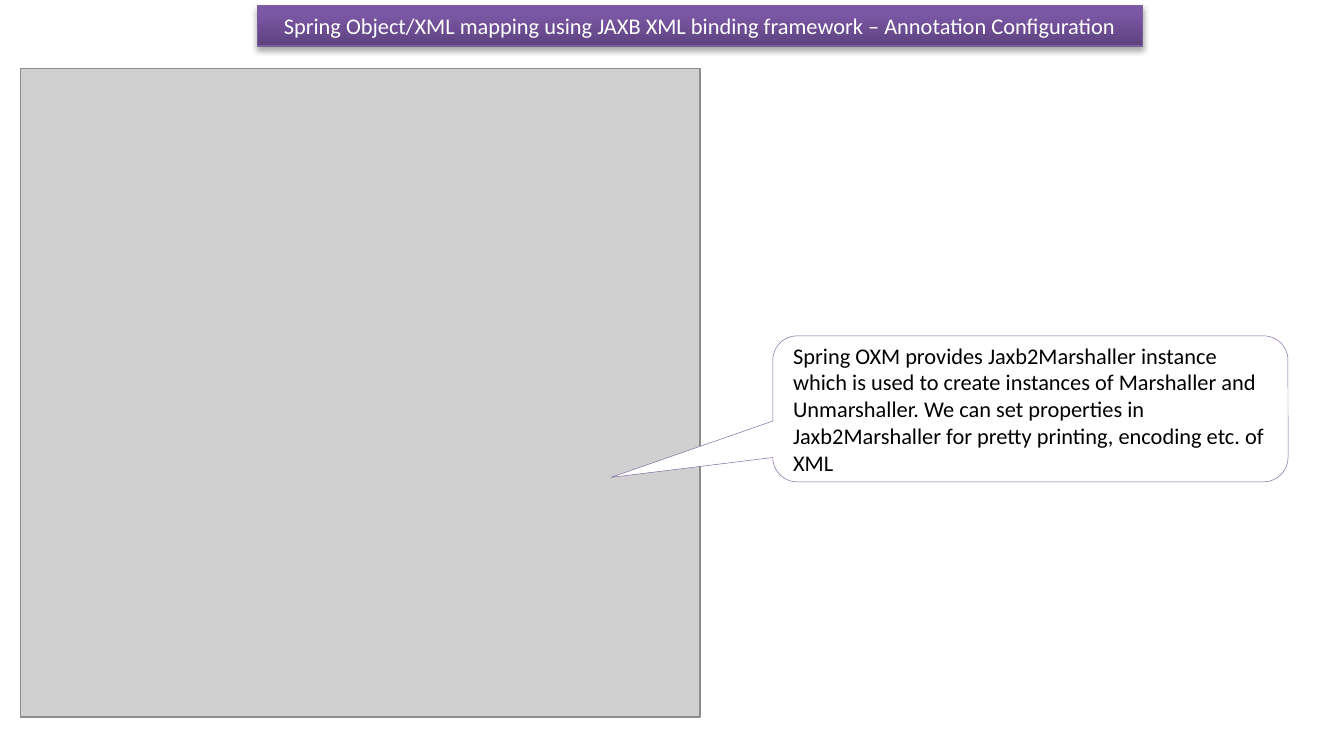
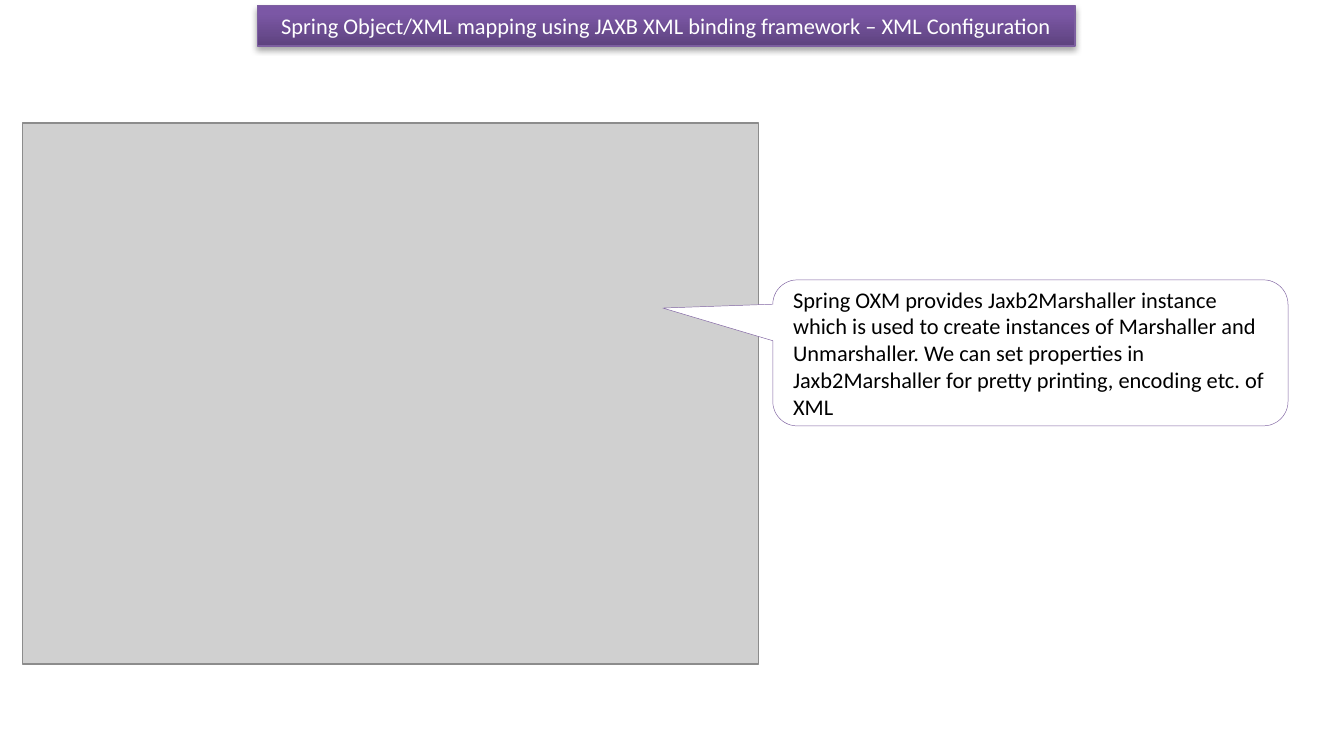
Before and after one commit to ramram43210/javaee, a slide deck: slide 4 of Later/Spring/14_Spring_Object_XML_Mapping/3/Spring Object XML mapping_jaxb_XML_Config.pptx (slide 3 before the commit). Drawn at 1344x739 pixels with LibreOffice and Linux fonts; fonts in the diff are those of the drawing; grey boxes stand for pictures. Boxes give left, top, right and bottom in pixels: in the first picture for what was removed or moved away, otherwise in the second. Text is boxed around its words. In the diff, an @@ line names an element or a change of style, - is before the commit and + after.

```diff
--- a/Later/Spring/14_Spring_Object_XML_Mapping/3/Spring Object XML mapping_jaxb_XML_Config.pptx
+++ b/Later/Spring/14_Spring_Object_XML_Mapping/3/Spring Object XML mapping_jaxb_XML_Config.pptx
@@ rectangle "Spring Object/XML mapping using JAXB ...": place and size @@
-rectangle "Spring Object/XML mapping using JAXB ..." at <box>258,5,1142,46</box>
+rectangle "Spring Object/XML mapping using JAXB ..." at <box>258,5,1075,46</box>
@@ text in rectangle at <box>281,18,1050,38</box>: text changed @@
-Spring Object/XML mapping using JAXB XML binding framework – Annotation Configuration
+Spring Object/XML mapping using JAXB XML binding framework – XML Configuration
@@ picture: place and size @@
-picture at <box>20,69,700,718</box>
+picture at <box>23,124,759,665</box>
@@ rounded speech box "Spring OXM provides Jaxb2Marshaller instance ...": place and size @@
-rounded speech box "Spring OXM provides Jaxb2Marshaller instance ..." at <box>773,336,1288,482</box>
+rounded speech box "Spring OXM provides Jaxb2Marshaller instance ..." at <box>773,280,1288,426</box>
@@ rounded speech box "Spring OXM provides Jaxb2Marshaller instance ..." at <box>773,280,1288,426</box>: proportions changed @@
```
Also in this commit, not shown: 6 other slides changed, 22 other files.
